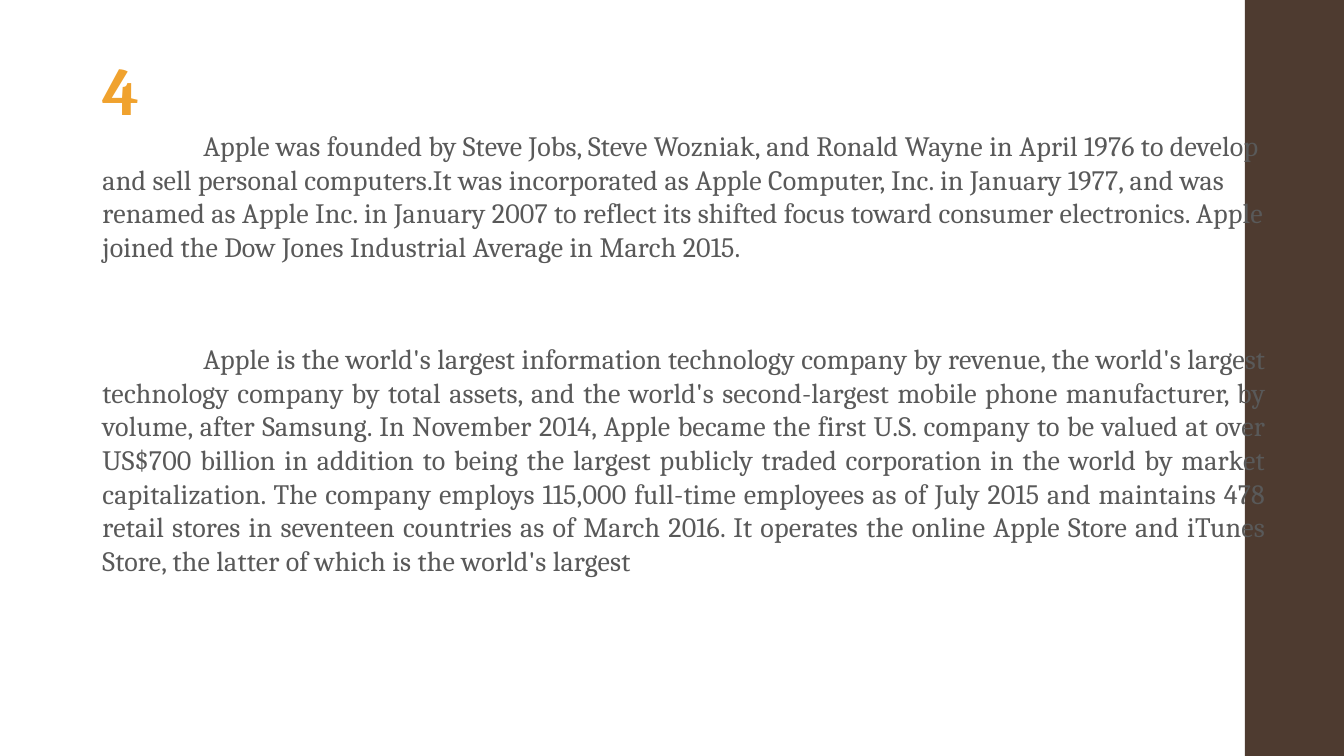
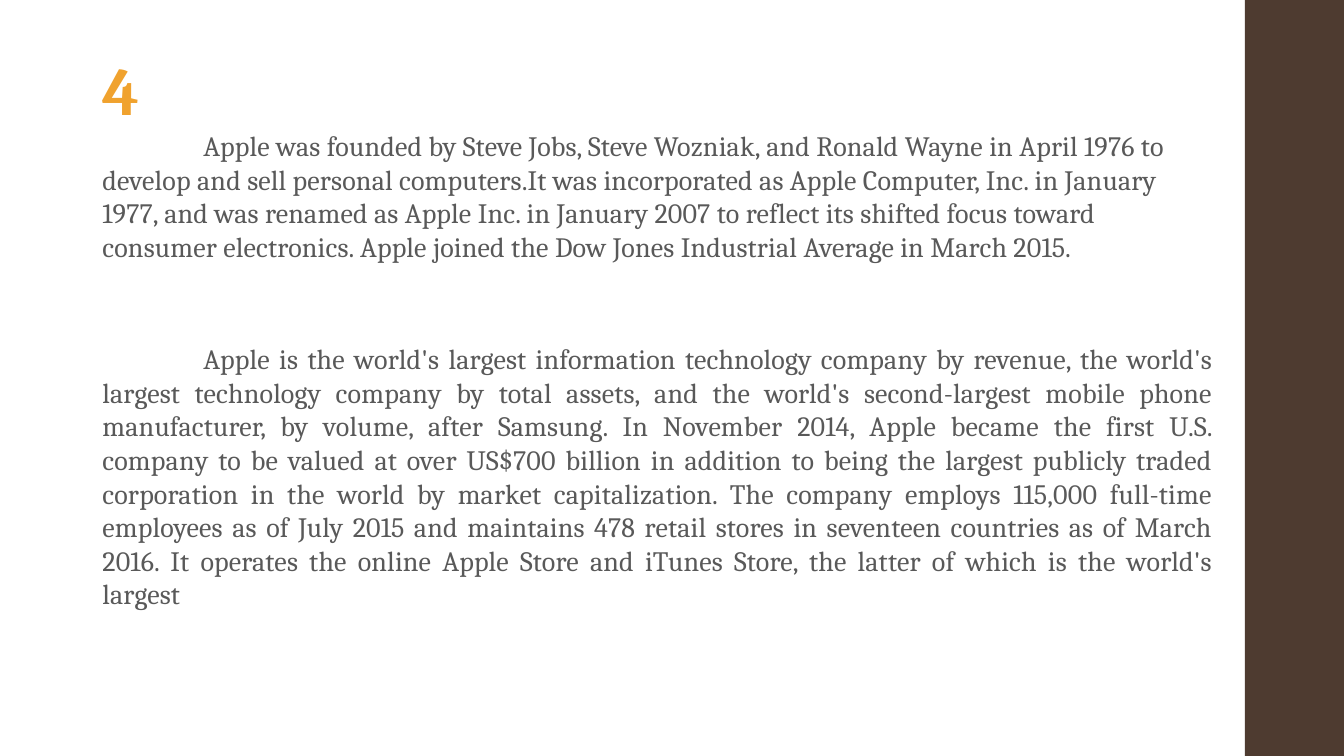
Before and after one commit to alexnodejs/onto-diploma, a slide deck: slide 18 of presentation/Moiseyenko_presentation.pptx (slide 19 before the commit). Drawn at 1344x756 pixels with LibreOffice and Linux fonts; fonts in the diff are those of the drawing. Boxes give left, top, right and bottom in pixels: in the first picture for what was removed or moved away, otherwise in the second. Text is boxed around its words. In the diff, an @@ line names an element or a change of style, - is before the commit and + after.

```diff
--- a/presentation/Moiseyenko_presentation.pptx
+++ b/presentation/Moiseyenko_presentation.pptx
@@ text "4 Apple was founded by ..." rewrapped from (102, 69, 1265, 577) to (102, 69, 1212, 610) @@
```
Also in this commit, not shown: 8 other slides changed, 1 slide added, 2 slides removed, 2 other files.
